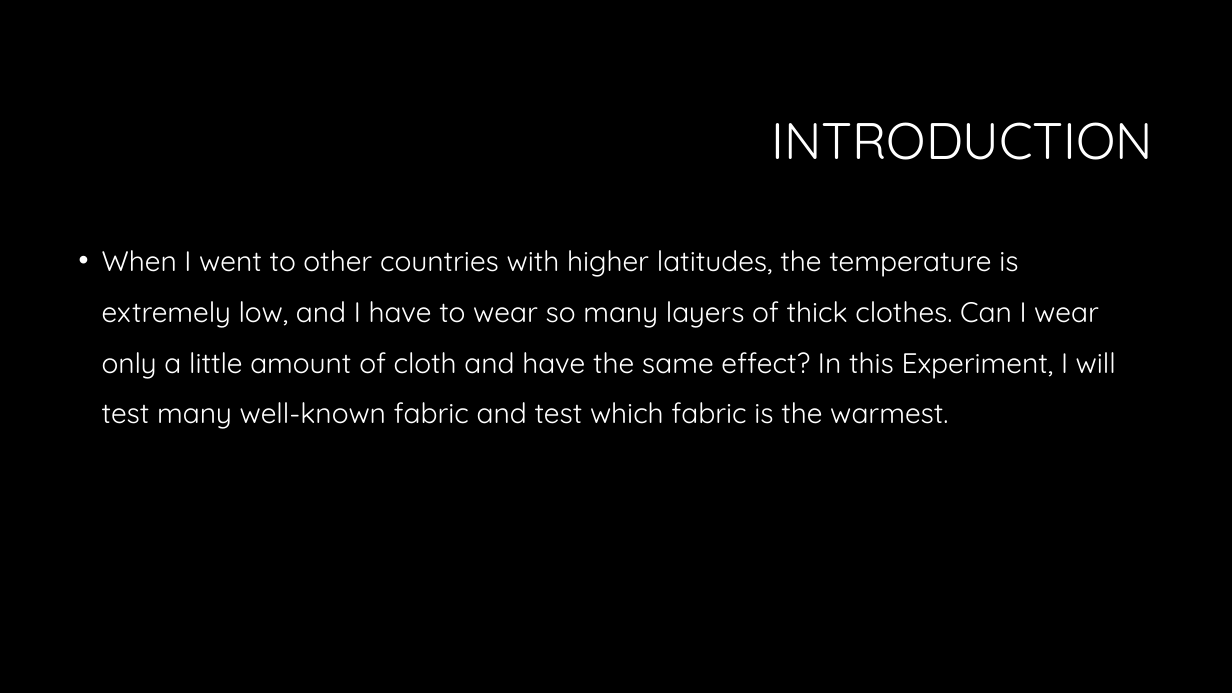
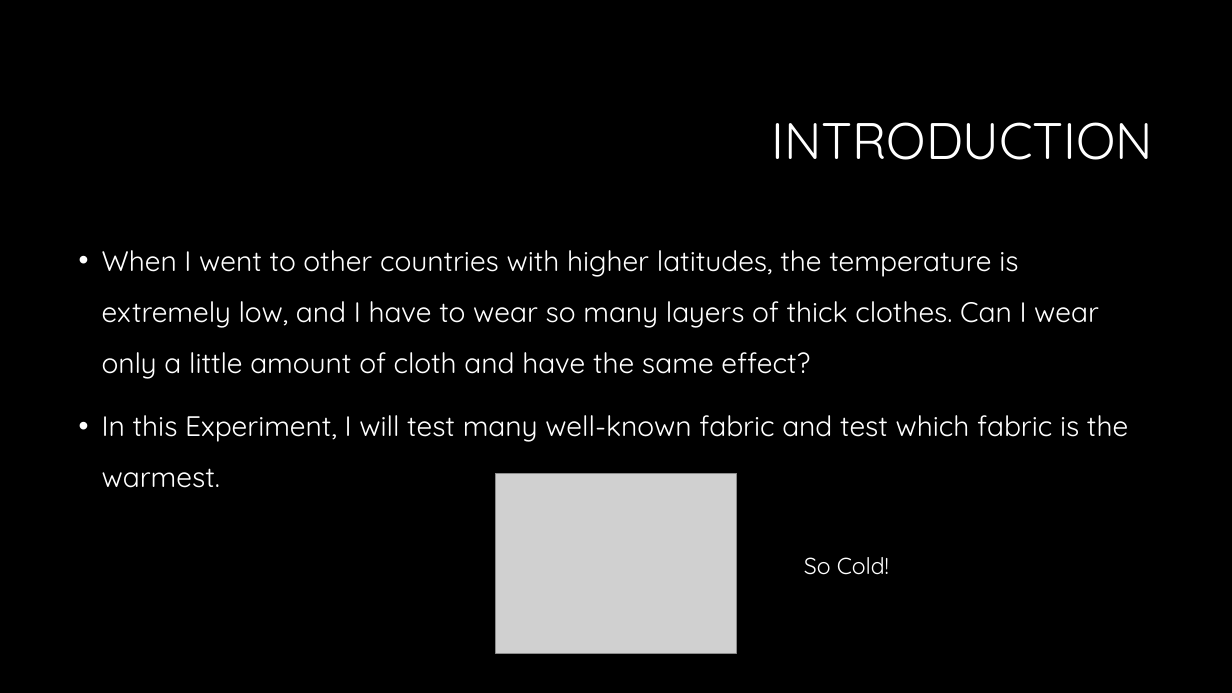
Before and after one commit to lingjiati/lingjiati.github.io, a slide deck: slide 2 of base/science.pptx. Drawn at 1232x693 pixels with LibreOffice and Linux fonts; fonts in the diff are those of the drawing; grey boxes stand for pictures; background and template pictures are left out. Boxes give left, top, right and bottom in pixels: in the first picture for what was removed or moved away, otherwise in the second. Text is boxed around its words. In the diff, an @@ line names an element or a change of style, - is before the commit and + after.

```diff
--- a/base/science.pptx
+++ b/base/science.pptx
@@ text at [102, 250, 1128, 488]: text changed @@
-• When I went to other countries with higher latitudes, the temperature is extremely low, and I have to wear so many layers of thick clothes. Can I wear only a little amount of cloth and have the same effect? In this Experiment, I will test many well-known fabric and test which fabric is the warmest.
+• When I went to other countries with higher latitudes, the temperature is extremely low, and I have to wear so many layers of thick clothes. Can I wear only a little amount of cloth and have the same effect?
+• In this Experiment, I will test many well-known fabric and test which fabric is the warmest.
@@ picture added at [495, 473, 736, 653] @@
@@ text added at [804, 557, 889, 575], 18 pt, text #FFFFFF @@
+So Cold!
```
Also in this commit, not shown: 4 other slides changed.
